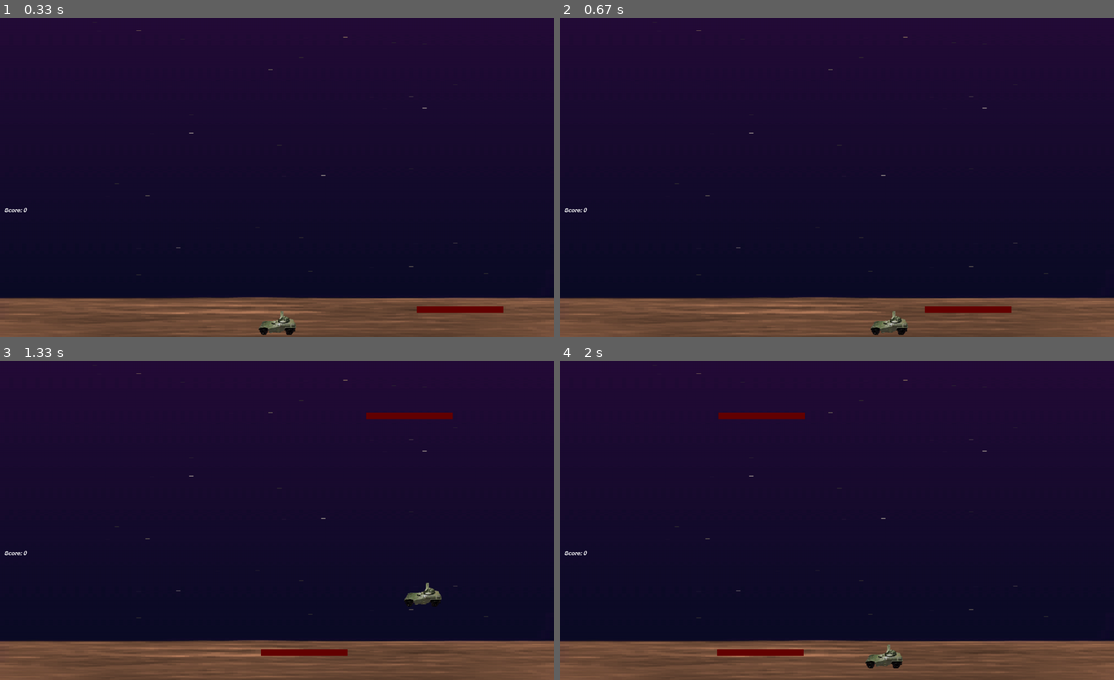
Above: before the commit, frames 1-4 (two rows, left to right).
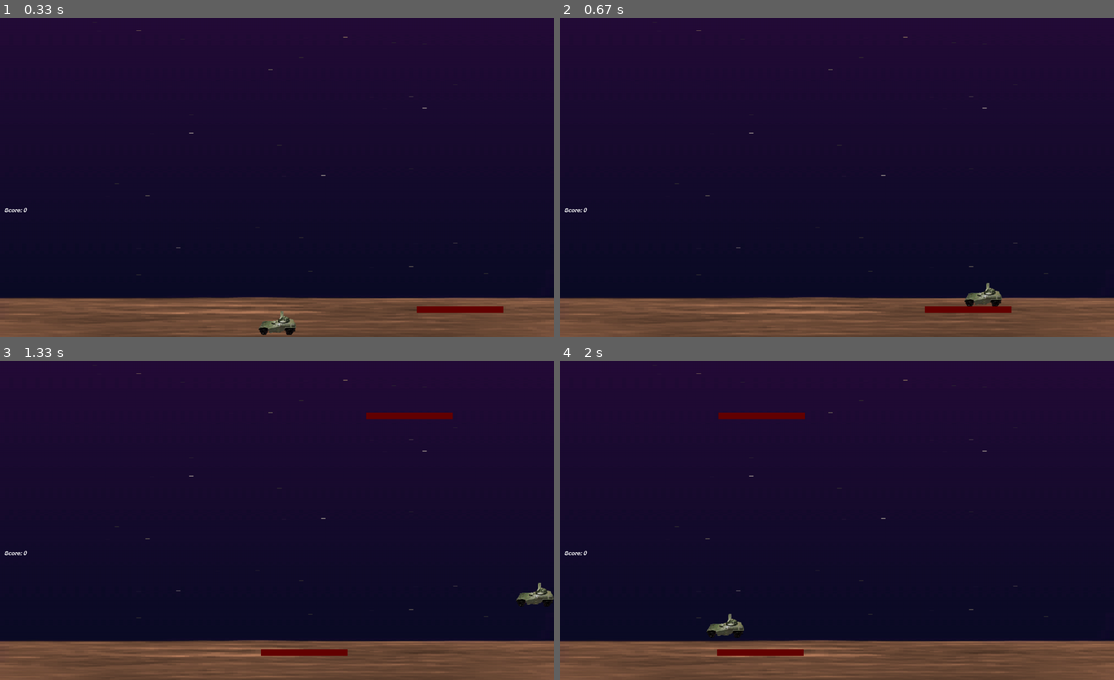
Above: after the commit, the same moments.

Repository: fr4nt1x/pygame-template
Game: pygame game, started from main.py
The game is run twice, just before and just after one commit, with the same random seed, the same clock (stepped at 60 frames per second) and the same inputs.
Inputs:
- Up to frame 1 (0.33 s): no input
- Up to frame 2 (0.67 s): hold Right from 0.33 s (still down)
- Up to frame 3 (1.33 s): release Right at 0.8 s; hold Right 0.83-1.3 s; tap Space at 0.9, 1.2 s; tap F at 0.98 s
- Up to frame 4 (2 s): hold Left 1.33-1.87 s; tap Space at 1.4, 1.7, 1.97 s; hold Left from 1.9 s (still down)

Frame 1 is identical in both runs. In frame 2, 0.5% of the frame differs, in the area x 56-80%, y 83-100%; in frame 3, 0.5%; in frame 4, 0.5%.

Commit message:
Added relative speed to platform player collision

Diff:
--- a/Entities/bomb.py
+++ /dev/null
@@ -1,31 +0,0 @@
-import pygame as pg
-
-from Entities.explosion import Explosion
-from Utils import globals
-
-
-class Bomb(pg.sprite.Sprite):
-    """ A bomb the aliens drop.
-    """
-
-    speed = 200.0
-    images = []
-
-    def __init__(self, alien):
-        pg.sprite.Sprite.__init__(self, self.containers)
-        self.image = self.images[0]
-        self.rect = self.image.get_rect(midbottom=alien.rect.move(0, 5).midbottom)
-
-    def update(self):
-        """ called every time around the game loop.
-
-        Every frame we move the sprite 'rect' down.
-        When it reaches the bottom we:
-
-        - make an explosion.
-        - remove the Bomb.
-        """
-        self.rect.move_ip(0, self.speed*globals.dt)
-        if self.rect.bottom >= globals.SCREENRECT.bottom:
-            Explosion(self)
-            self.kill()
--- a/Entities/explosion.py
+++ /dev/null
@@ -1,29 +0,0 @@
-import pygame as pg
-from Utils import globals
-
-class Explosion(pg.sprite.Sprite):
-    """ An explosion. Hopefully the Alien and not the player!
-    """
-
-    defaultlife = max(1, int(0.3*globals.FRAMERATE))
-    animcycle = max(1, int(36/globals.FRAMERATE))
-    images = []
-
-    def __init__(self, actor):
-        pg.sprite.Sprite.__init__(self, self.containers)
-        self.image = self.images[0]
-        self.rect = self.image.get_rect(center=actor.rect.center)
-        self.life = self.defaultlife
-
-    def update(self):
-        """ called every time around the game loop.
-
-        Show the explosion surface for 'defaultlife'.
-        Every game tick(update), we decrease the 'life'.
-
-        Also we animate the explosion.
-        """
-        self.life = self.life - 1
-        self.image = self.images[(self.life // self.animcycle) % 2]
-        if self.life <= 0:
-            self.kill()
--- a/Entities/platform.py
+++ b/Entities/platform.py
@@ -1,7 +1,5 @@
 import random
-
 import pygame as pg
-
 from Utils import globals
 
 
@@ -9,7 +7,7 @@
     """ An platform. That slowly moves down the screen.
     """
 
-    speed = globals.SCREENRECT.width*0.3
+    default_speed = [globals.SCREENRECT.width * 0.3, 0.0]
     animcycle = max(1, int(1440/globals.FRAMERATE))
     images = []
 
@@ -23,14 +21,12 @@
                                   globals.SCREENRECT.width+self.rect.width,
                                   globals.SCREENRECT.height+self.rect.height)
 
-
         self.rect.bottom = random.randint(globals.SCREENRECT.y, globals.SCREENRECT.height)
-        self.facing = -(1.0+random.random())*Platform.speed
+        self.speed = [-(1.0 + random.random()) * Platform.default_speed[0], Platform.default_speed[1]]
         self.frame = 0
-        if self.facing < 0:
-            self.rect.right = globals.SCREENRECT.right
+        self.rect.right = globals.SCREENRECT.right
 
     def update(self):
-        self.rect.move_ip(self.facing*globals.dt, 0)
+        self.rect.move_ip(self.speed[0] * globals.dt, self.speed[1] * globals.dt)
         if not self.screenrect.contains(self.rect):
             self.kill()
--- a/Player/player.py
+++ b/Player/player.py
@@ -10,7 +10,8 @@
     """
 
     gravity = 1500.0
-    speed = [400, 0.0]
+    speed = [0.0, 0.0]
+    relative_speed = [0.0, 0.0]
     max_speed = [globals.SCREENRECT.width, globals.SCREENRECT.height]
     bounce = 24
     gun_offset = -11
@@ -23,26 +24,30 @@
         self.rect = self.image.get_rect(midbottom=globals.SCREENRECT.midbottom)
         self.reloading = 0
         self.origtop = self.rect.top
-        self.facing = -1
         self.on_ground = True
+        self.can_jump = True
 
     def move(self, facing=0, jumping=False):
-
-
         if self.speed[1] <= self.max_speed[1]:
             self.speed[1] += self.gravity * globals.dt
 
-        if jumping and self.on_ground:
+        if jumping and self.on_ground and self.can_jump:
             self.on_ground = False
             self.speed[1] = -self.max_speed[1]
+            self.can_jump = False
+        elif not jumping:
+            self.can_jump = True
+        self.speed[0] = facing * self.max_speed[0]
 
-
-        self.rect.move_ip(facing*self.speed[0]*globals.dt,
-                self.speed[1]*globals.dt)
+        print("speed", self.speed)
+        print("rel Speed", self.relative_speed)
+        self.rect.move_ip((self.speed[0]+self.relative_speed[0])*globals.dt,
+                          (self.speed[1]+self.relative_speed[1])*globals.dt)
 
         if self.rect.bottom > globals.SCREENRECT.bottom:
             self.rect.bottom = globals.SCREENRECT.bottom
             self.on_ground = True
+
         if self.rect.right > globals.SCREENRECT.right:
             self.rect.right = globals.SCREENRECT.right
         elif self.rect.left < globals.SCREENRECT.left:
--- a/Utils/utils.py
+++ b/Utils/utils.py
@@ -1,7 +1,5 @@
 import os
-
 import pygame as pg
-
 from data.data_utils import get_data_dir
 
 
@@ -16,9 +14,6 @@
     return surface.convert()
 
 
-def colliding(rect1, rect2):
-    return False
-
 def load_sound(file):
     """ because pygame can be be compiled without mixer.
     """
--- a/main.py
+++ b/main.py
@@ -31,24 +31,14 @@
 
 # see if we can load more than standard BMP
 from Utils import globals
-from Entities.bomb import Bomb
 from Entities.platform import Platform
-from Entities.explosion import Explosion
+
 from Player.player import Player
 from Utils.score import Score
 from Entities.shot import Shot
-from Utils.utils import load_image, load_sound, colliding
-from data.data_utils import get_data_dir
+from Utils.utils import load_image, load_sound
 if not pg.image.get_extended():
     raise SystemExit("Sorry, extended image module required")
-
-
-# Each type of game object gets an init and an update function.
-# The update function is called once per frame, and it is when each object should
-# change it's current position and state.
-#
-# The Player object actually gets a "move" function instead of update,
-# since it is passed extra information about the keyboard.
 
 def main(winstyle=0):
     # Initialize pygame
@@ -104,22 +94,22 @@
         if globals.alien_countdown <= 0:
             globals.alien_countdown = random.random()+globals.ALIEN_RELOAD
             Platform()
+
+        # Detect collisions between platform and players.
+        player.relative_speed[0] = 0.0
+        for platform in pg.sprite.spritecollide(player, aliens, 0):
+            player.on_ground = True
+            player.speed[1] = player.max_speed[1]
+            player.relative_speed[0] = platform.speed[0]
+            player.rect.bottom = platform.rect.top
+
         # handle player input
-
         jumping = keystate[pg.K_SPACE]
-        right = 0
-        left = 0
 
         right = keystate[pg.K_RIGHT]
         left = -1*keystate[pg.K_LEFT]
 
         player.move(right+left, jumping)
-
-        # Detect collisions between platform and players.
-        for platform in pg.sprite.spritecollide(player, aliens, 0, colliding):
-            player.on_ground = True
-            player.rect.bottom = platform.rect.top
-
 
         # draw the scene
         dirty = all.draw(globals.screen)
@@ -197,8 +187,6 @@
     Player.containers = all
     Platform.containers = aliens, all, lastalien
     Shot.containers = shots, all
-    Bomb.containers = bombs, all
-    Explosion.containers = all
     Score.containers = all
     return aliens, all, bombs, lastalien, shots
 
@@ -207,10 +195,7 @@
     # Load images, assign to sprite classes
     # (do this before the classes are used, after screen setup)
     Player.load_image()
-    img = load_image("explosion1.gif")
-    Explosion.images = [img, pg.transform.flip(img, 1, 1)]
     Platform.images = [load_image(im) for im in ("alien1.gif", "alien2.gif", "alien3.gif")]
-    Bomb.images = [load_image("bomb.gif")]
     Shot.images = [load_image("shot.gif")]
 
 
